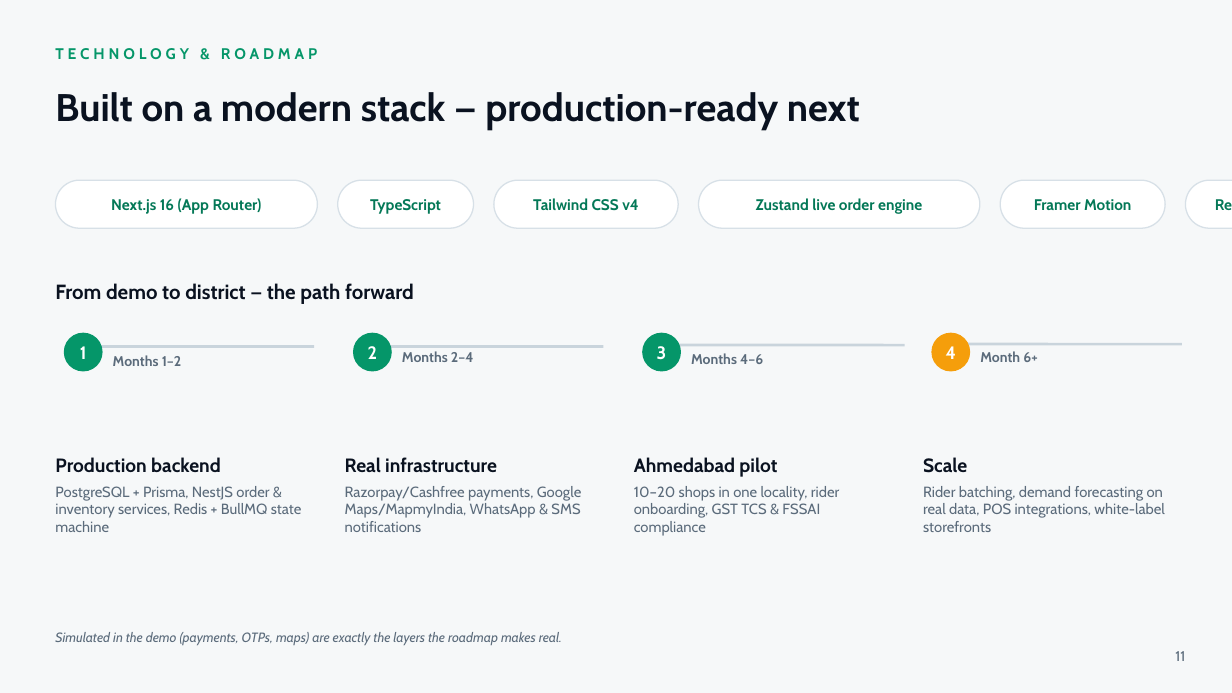
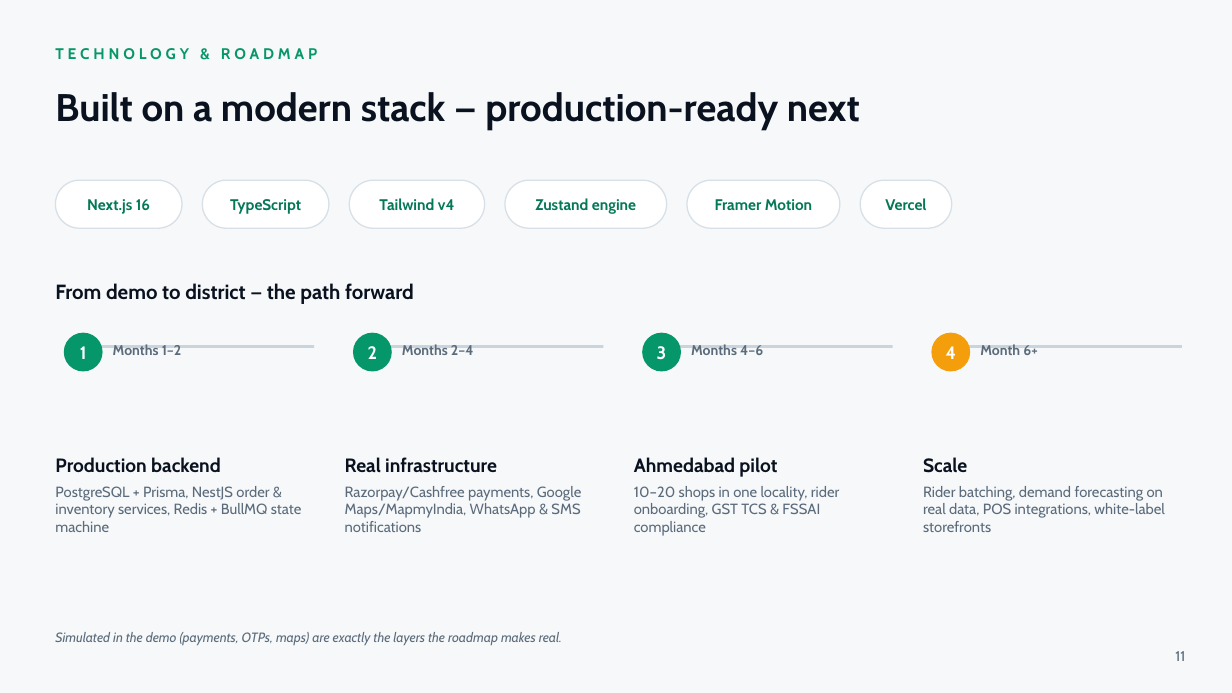
Before and after one commit to codewitharyan-01/near-kart, a slide deck: slide 11 of docs/NearKart_Presentation.pptx. Drawn at 1232x693 pixels with LibreOffice and Linux fonts; fonts in the diff are those of the drawing. Boxes give left, top, right and bottom in pixels: in the first picture for what was removed or moved away, otherwise in the second. Text is boxed around its words. In the diff, an @@ line names an element or a change of style, - is before the commit and + after.

Commit message:
docs: fix slide 9 caption overflow and slide 11 tech chip overflow in presentation

```diff
--- a/docs/NearKart_Presentation.pptx
+++ b/docs/NearKart_Presentation.pptx
@@ rounded rectangle: place and size @@
-rounded rectangle at (55,180,317,228)
+rounded rectangle at (55,180,182,228)
@@ text at (87,199,150,214): text changed @@
-Next.js 16 (App Router)
+Next.js 16
@@ text "TypeScript": place and size @@
-text "TypeScript" at (370,199,441,214)
+text "TypeScript" at (230,199,301,214)
@@ rounded rectangle: place and size @@
-rounded rectangle at (1186,180,1232,228)
+rounded rectangle at (202,180,329,228)
@@ rounded rectangle: place and size @@
-rounded rectangle at (337,180,473,228)
+rounded rectangle at (349,180,485,228)
@@ text at (379,198,455,210): text changed @@
-Tailwind CSS v4
+Tailwind v4
@@ rounded rectangle: place and size @@
-rounded rectangle at (494,180,678,228)
+rounded rectangle at (505,180,666,228)
@@ text at (535,198,636,214): text changed @@
-Zustand live order engine
+Zustand engine
@@ text "Framer Motion": place and size @@
-text "Framer Motion" at (1034,199,1131,210)
+text "Framer Motion" at (715,199,812,210)
@@ rounded rectangle: place and size @@
-rounded rectangle at (699,180,980,228)
+rounded rectangle at (687,180,840,228)
@@ rounded rectangle: place and size @@
-rounded rectangle at (1000,180,1165,228)
+rounded rectangle at (860,180,952,228)
@@ text added at (885,198,926,210), 12 pt, text #047857, bold @@
+Vercel
@@ text removed at (1186,180,1232,228) @@
-Recharts
@@ text "Months 1–2": place and size @@
-text "Months 1–2" at (113,355,182,366)
+text "Months 1–2" at (113,344,182,355)
@@ text "Months 2–4": place and size @@
-text "Months 2–4" at (402,351,474,362)
+text "Months 2–4" at (402,344,474,355)
@@ line moved from (674, 345) - (905, 345) to (662, 347) - (893, 347) @@
@@ text "Months 4–6": place and size @@
-text "Months 4–6" at (691,353,763,364)
+text "Months 4–6" at (691,344,763,355)
@@ text "Month 6+": place and size @@
-text "Month 6+" at (980,351,1037,362)
+text "Month 6+" at (980,344,1037,355)
```
Also in this commit, not shown: 3 other slides changed.
